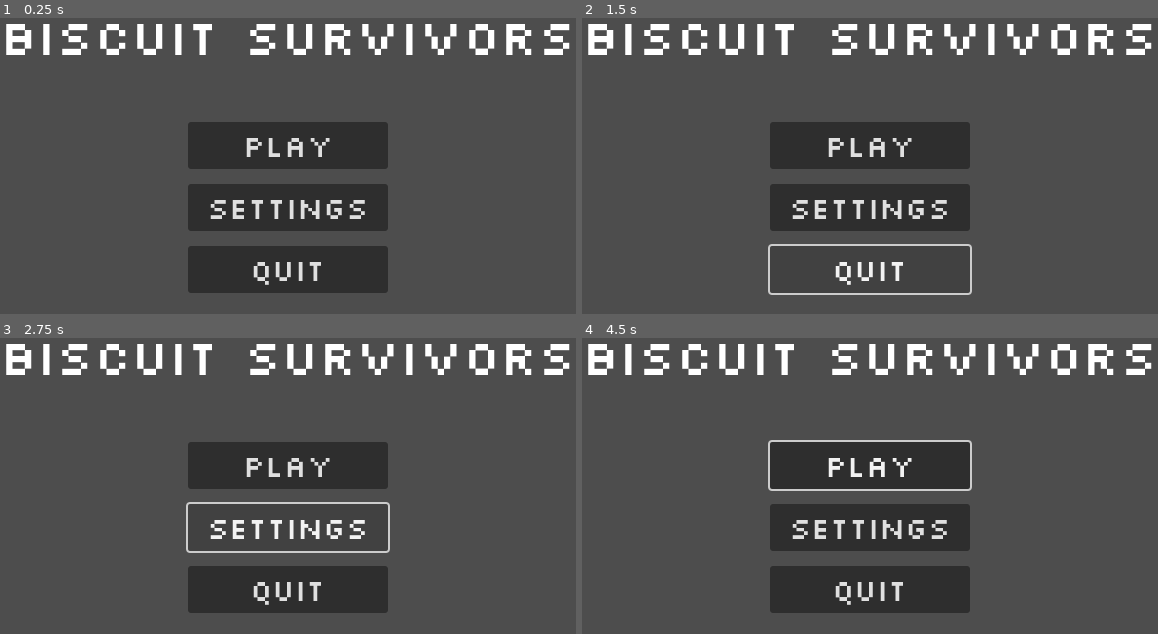
Above: before the commit, frames 1-4 (two rows, left to right).
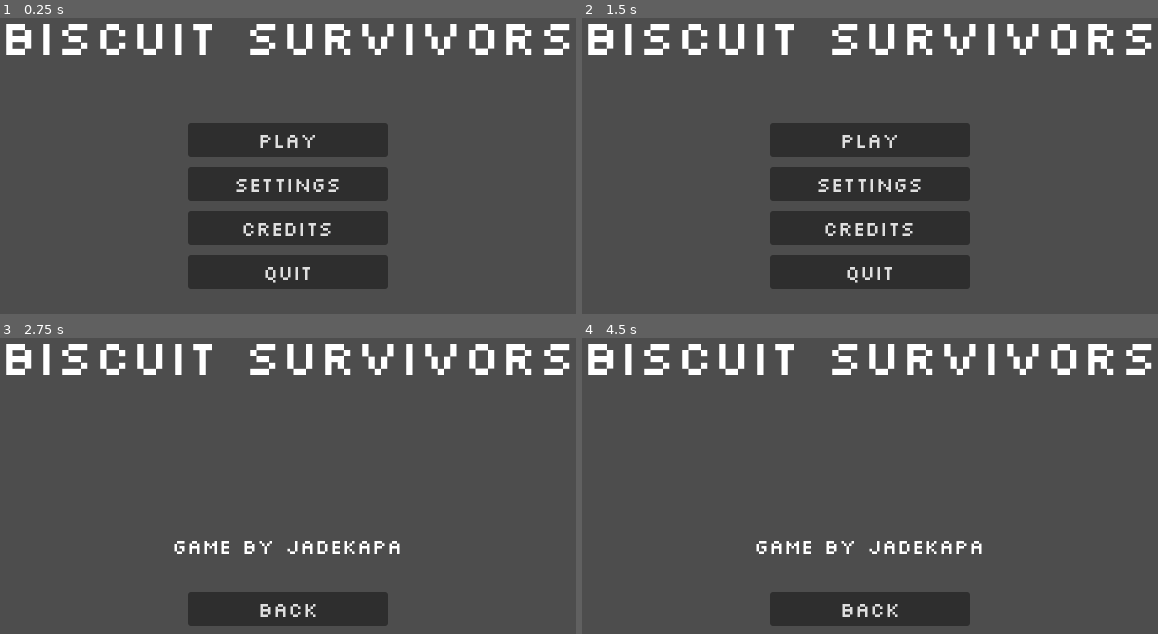
Above: after the commit, the same moments.

Repository: tkapa/risk-it
Game: Godot game, scene res://Scenes/UI/main_menu.tscn
Same seed, same stepped clock (60 frames per second), same inputs: the game is played once before the commit and once after it. This scene is started directly instead of the project's main scene.
Inputs (mouse positions are in pixels of both pictures, inside the frame that each line leads up to):
- Up to frame 1 (0.25 s): no input
- Up to frame 2 (1.5 s): click "SETTINGS" at 0.5 s; click (870, 290) at 1.25 s, where only the run after the commit has a clickable "Back"
- Up to frame 3 (2.75 s): click (288, 548) at 2 s, where only the run after the commit has a clickable "Credits"
- Up to frame 4 (4.5 s): click (870, 465) at 2.75 s, where only the run before the commit has a clickable "PLAY"; click (870, 465) at 3.5 s, where only the run before the commit has a clickable "PLAY"; tap Enter at 4.25 s; move the mouse to (1008, 441) at 4.27 s; hold D (right) from 4.28 s (still down); tap Space (throw) at 4.35 s

The runs differ from the first frame. In frame 1, 9.0% of the frame differs, in the area x 32-68%, y 35-93%; in frame 2, 7.9%; in frame 3, 12%; in frame 4, 17%, in the area x 30-70%, y 34-98%.

Commit message:
Basic Main Menu

Diff:
--- a/Resources/Themes/default_ui.tres
+++ b/Resources/Themes/default_ui.tres
@@ -4,4 +4,4 @@
 
 [resource]
 default_font = ExtResource("1_n3ca0")
-default_font_size = 30
+default_font_size = 20
--- /dev/null
+++ b/Scenes/UI/main_menu.gd
@@ -0,0 +1,28 @@
+class_name MainMenu extends Control
+
+@onready var main_buttons : VBoxContainer = $CenterContainer/MainButtons
+@onready var settings : VBoxContainer = $CenterContainer/SettingsMenu
+@onready var credits : VBoxContainer = $CenterContainer/CreditsMenu
+
+var main_game_scene : PackedScene = preload("res://Scenes/main.tscn")
+
+func _on_play_button_pressed():
+	var level_name = "main"
+	var level = str("res://Scenes/", level_name, ".tscn")
+	get_tree().change_scene_to_file(level)
+
+func _on_settings_button_pressed():
+	main_buttons.visible = false
+	settings.visible = true
+
+func _on_credits_button_pressed():
+	main_buttons.visible = false
+	credits.visible = true
+
+func _on_quit_button_pressed():
+	get_tree().quit()
+
+func _on_back_button_pressed():
+	main_buttons.visible = true
+	settings.visible = false
+	credits.visible = false
--- a/Scenes/UI/main_menu.tscn
+++ b/Scenes/UI/main_menu.tscn
@@ -1,6 +1,7 @@
-[gd_scene load_steps=2 format=3 uid="uid://cpqjgx6x7u68e"]
+[gd_scene load_steps=3 format=3 uid="uid://cpqjgx6x7u68e"]
 
 [ext_resource type="Theme" uid="uid://c8sqrg1dqvo5y" path="res://Resources/Themes/default_ui.tres" id="1_5wsvm"]
+[ext_resource type="Script" uid="uid://bcy43m5pdeex5" path="res://Scenes/UI/main_menu.gd" id="2_i2xx2"]
 
 [node name="MainMenu" type="Control"]
 layout_mode = 3
@@ -10,6 +11,7 @@
 grow_horizontal = 2
 grow_vertical = 2
 theme = ExtResource("1_5wsvm")
+script = ExtResource("2_i2xx2")
 
 [node name="GameName" type="Label" parent="."]
 layout_mode = 1
@@ -27,7 +29,7 @@
 anchor_top = 1.0
 anchor_right = 1.0
 anchor_bottom = 1.0
-offset_top = -213.0
+offset_top = -217.0
 offset_bottom = -13.0
 grow_horizontal = 2
 grow_vertical = 0
@@ -35,16 +37,108 @@
 [node name="MainButtons" type="VBoxContainer" parent="CenterContainer"]
 custom_minimum_size = Vector2(200, 0)
 layout_mode = 2
-theme_override_constants/separation = 15
+theme_override_constants/separation = 10
 
 [node name="PlayButton" type="Button" parent="CenterContainer/MainButtons"]
+custom_minimum_size = Vector2(0, 30)
 layout_mode = 2
 text = "PLAY"
 
 [node name="SettingsButton" type="Button" parent="CenterContainer/MainButtons"]
+custom_minimum_size = Vector2(0, 30)
 layout_mode = 2
 text = "SETTINGS"
 
+[node name="CreditsButton" type="Button" parent="CenterContainer/MainButtons"]
+custom_minimum_size = Vector2(0, 30)
+layout_mode = 2
+text = "Credits
+"
+
 [node name="QuitButton" type="Button" parent="CenterContainer/MainButtons"]
+custom_minimum_size = Vector2(0, 30)
 layout_mode = 2
 text = "QUIT"
+
+[node name="SettingsMenu" type="VBoxContainer" parent="CenterContainer"]
+visible = false
+layout_mode = 2
+
+[node name="Fullscreen Button" type="Button" parent="CenterContainer/SettingsMenu"]
+custom_minimum_size = Vector2(200, 0)
+layout_mode = 2
+size_flags_horizontal = 4
+text = "fullscreen"
+
+[node name="VBoxContainer" type="VBoxContainer" parent="CenterContainer/SettingsMenu"]
+layout_mode = 2
+
+[node name="Label" type="Label" parent="CenterContainer/SettingsMenu/VBoxContainer"]
+layout_mode = 2
+theme_override_font_sizes/font_size = 15
+text = "Volume"
+horizontal_alignment = 1
+
+[node name="MainVolSlider" type="HSlider" parent="CenterContainer/SettingsMenu/VBoxContainer"]
+layout_mode = 2
+size_flags_vertical = 8
+step = 0.001
+
+[node name="VBoxContainer2" type="VBoxContainer" parent="CenterContainer/SettingsMenu"]
+layout_mode = 2
+
+[node name="Label" type="Label" parent="CenterContainer/SettingsMenu/VBoxContainer2"]
+layout_mode = 2
+theme_override_font_sizes/font_size = 15
+text = "Music Volume"
+horizontal_alignment = 1
+
+[node name="MusicVolumeSlider" type="HSlider" parent="CenterContainer/SettingsMenu/VBoxContainer2"]
+layout_mode = 2
+size_flags_vertical = 8
+step = 0.001
+
+[node name="VBoxContainer3" type="VBoxContainer" parent="CenterContainer/SettingsMenu"]
+layout_mode = 2
+
+[node name="Label" type="Label" parent="CenterContainer/SettingsMenu/VBoxContainer3"]
+layout_mode = 2
+theme_override_font_sizes/font_size = 15
+text = "SFX Volume"
+horizontal_alignment = 1
+
+[node name="SFXVolumeSlider" type="HSlider" parent="CenterContainer/SettingsMenu/VBoxContainer3"]
+layout_mode = 2
+size_flags_vertical = 8
+step = 0.001
+
+[node name="BackButton" type="Button" parent="CenterContainer/SettingsMenu"]
+custom_minimum_size = Vector2(200, 0)
+layout_mode = 2
+size_flags_horizontal = 4
+text = "Back"
+
+[node name="CreditsMenu" type="VBoxContainer" parent="CenterContainer"]
+visible = false
+custom_minimum_size = Vector2(500, 200)
+layout_mode = 2
+alignment = 2
+
+[node name="Credits" type="Label" parent="CenterContainer/CreditsMenu"]
+layout_mode = 2
+text = "Game by Jadekapa
+"
+horizontal_alignment = 1
+
+[node name="BackButton" type="Button" parent="CenterContainer/CreditsMenu"]
+custom_minimum_size = Vector2(200, 0)
+layout_mode = 2
+size_flags_horizontal = 4
+text = "Back"
+
+[connection signal="pressed" from="CenterContainer/MainButtons/PlayButton" to="." method="_on_play_button_pressed"]
+[connection signal="pressed" from="CenterContainer/MainButtons/SettingsButton" to="." method="_on_settings_button_pressed"]
+[connection signal="pressed" from="CenterContainer/MainButtons/CreditsButton" to="." method="_on_credits_button_pressed"]
+[connection signal="pressed" from="CenterContainer/MainButtons/QuitButton" to="." method="_on_quit_button_pressed"]
+[connection signal="pressed" from="CenterContainer/SettingsMenu/BackButton" to="." method="_on_back_button_pressed"]
+[connection signal="pressed" from="CenterContainer/CreditsMenu/BackButton" to="." method="_on_back_button_pressed"]
Not shown, added: Scenes/UI/main_menu.gd.uid
